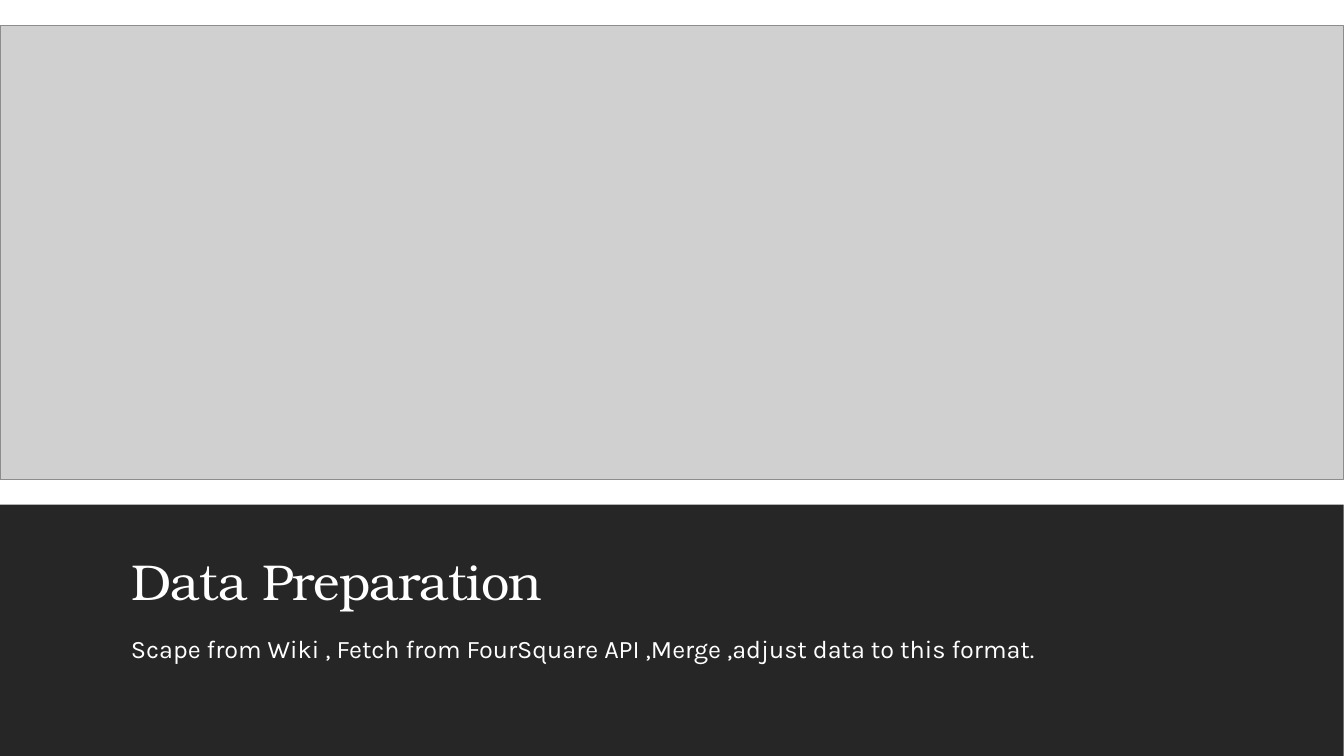
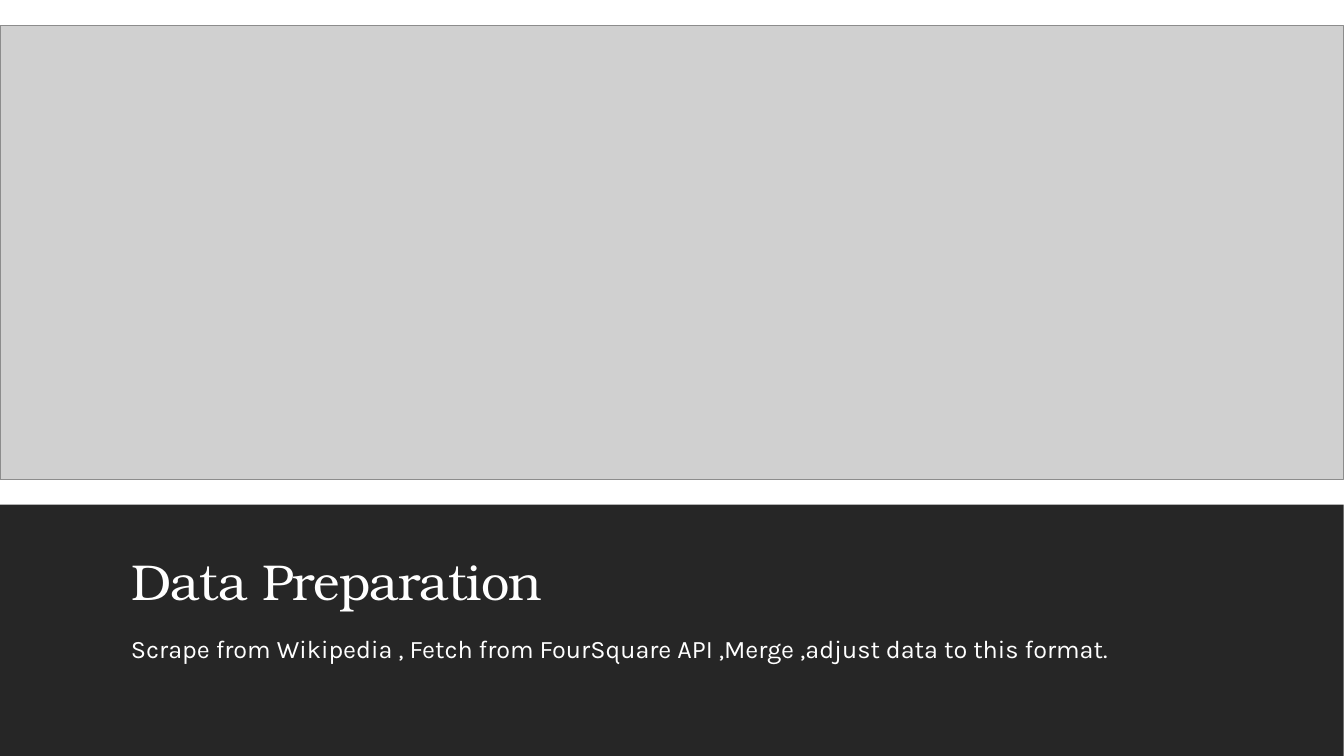
Before and after one commit to blxsheep/IBM_Capstone_Project, a slide deck: slide 4 of presentation.pptx. Drawn at 1344x756 pixels with LibreOffice and Linux fonts; fonts in the diff are those of the drawing; grey boxes stand for pictures. Boxes give left, top, right and bottom in pixels: in the first picture for what was removed or moved away, otherwise in the second. Text is boxed around its words. In the diff, an @@ line names an element or a change of style, - is before the commit and + after.

```diff
--- a/presentation.pptx
+++ b/presentation.pptx
@@ text at box(131, 640, 1108, 664): text changed @@
-Scape from Wiki , Fetch from FourSquare API ,Merge ,adjust data to this format.
+Scrape from Wikipedia , Fetch from FourSquare API ,Merge ,adjust data to this format.
```
